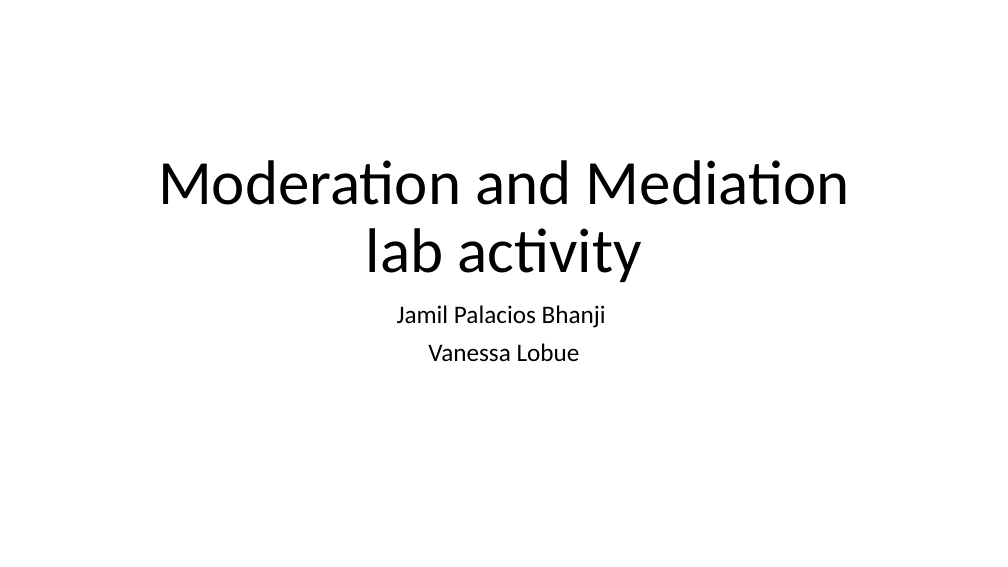
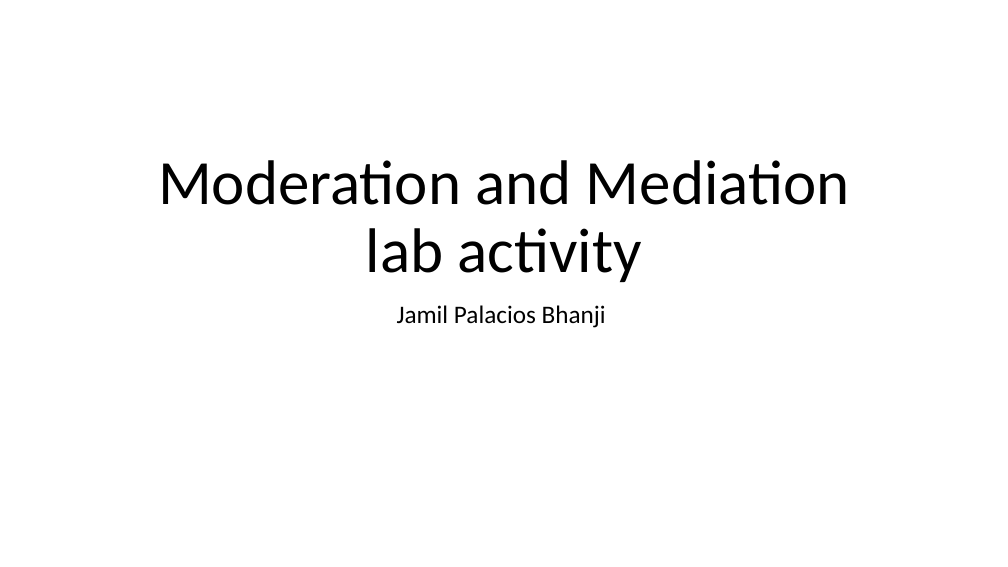
Before and after one commit to scream104/psych596, a slide deck: slide 1 of lecture-slides_upload/lab-activity/7-lab activity-mod-med.pptx. Drawn at 1008x567 pixels with LibreOffice and Linux fonts; fonts in the diff are those of the drawing. Boxes give left, top, right and bottom in pixels: in the first picture for what was removed or moved away, otherwise in the second. Text is boxed around its words. In the diff, an @@ line names an element or a change of style, - is before the commit and + after.

```diff
--- a/lecture-slides_upload/lab-activity/7-lab activity-mod-med.pptx
+++ b/lecture-slides_upload/lab-activity/7-lab activity-mod-med.pptx
@@ subtitle at box(428, 343, 580, 362): paragraph removed @@
-Vanessa Lobue
```
Also in this commit, not shown: 1 other slide changed, 1 slide added, 3 other files.
